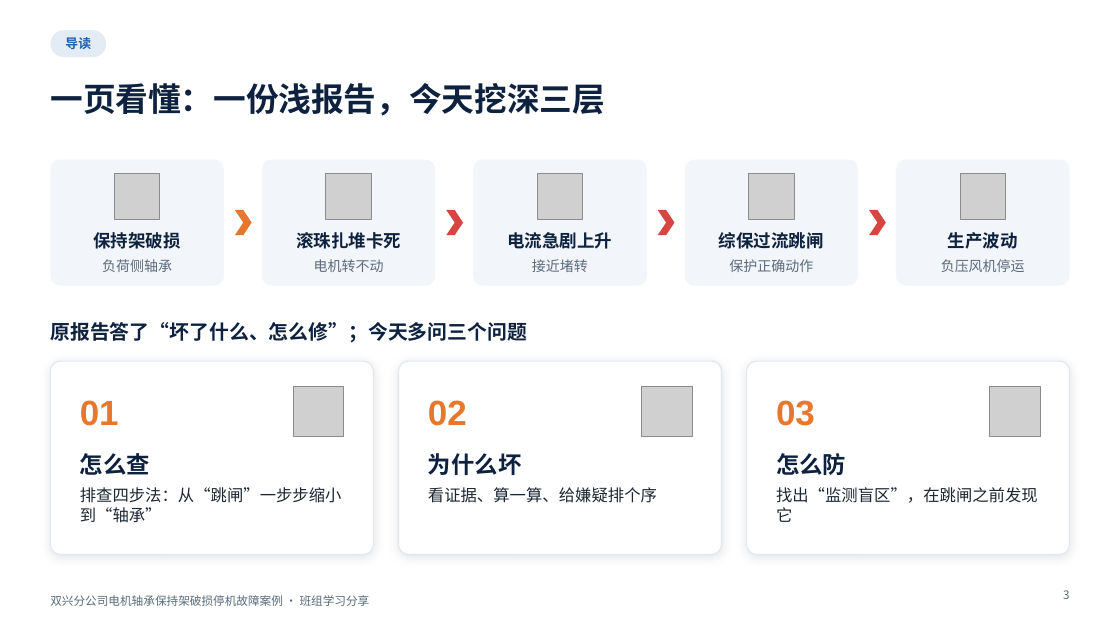
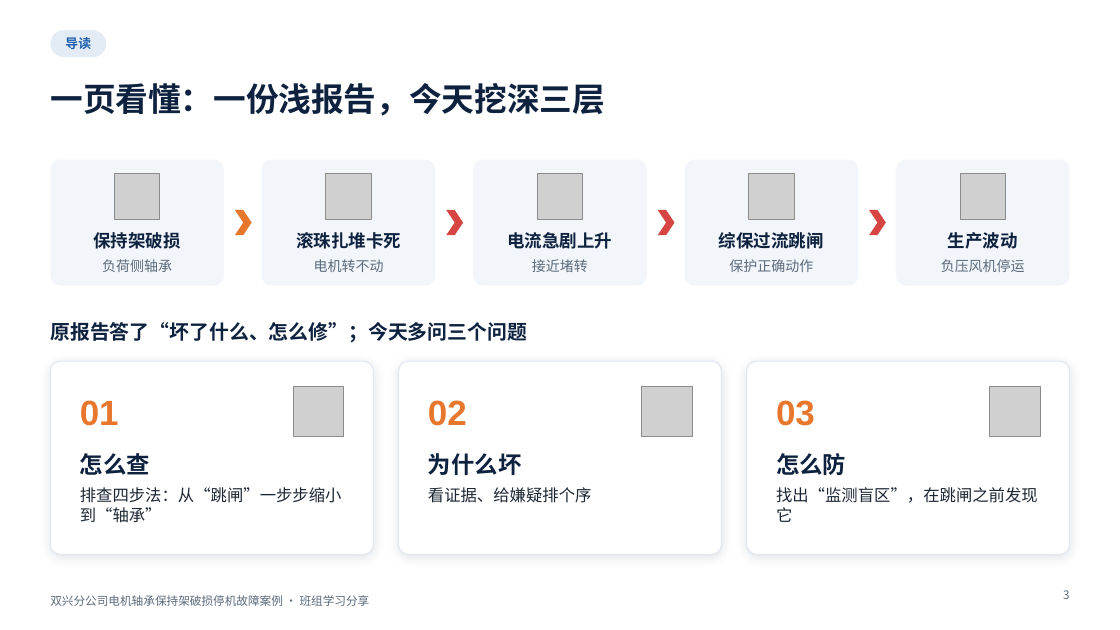
Before and after one commit to tdhvfrtz2r-netizen/YUGAFU, a slide deck: slide 3 of bearing_case_v2/out/bearing_case_v2.pptx. Drawn at 1120x630 pixels with LibreOffice and Linux fonts; fonts in the diff are those of the drawing; grey boxes stand for pictures; background and template pictures are left out. Boxes give left, top, right and bottom in pixels: in the first picture for what was removed or moved away, otherwise in the second. Text is boxed around its words. In the diff, an @@ line names an element or a change of style, - is before the commit and + after.

```diff
--- a/bearing_case_v2/out/bearing_case_v2.pptx
+++ b/bearing_case_v2/out/bearing_case_v2.pptx
@@ text at bbox=[428, 487, 592, 503]: text changed @@
-看证据、算一算、给嫌疑排个序
+看证据、给嫌疑排个序
```
Also in this commit, not shown: 5 other slides changed, 2 slides removed, 8 other files.
